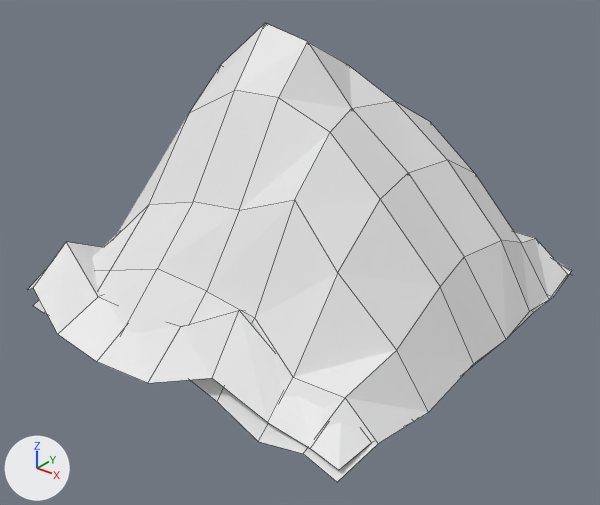
Two versions of the Blender file Assets/Blends/stone.blend, one commit apart.
Rendered twice from a camera (50 mm lens) standing at (2.07, -2.65, 1.85) and looking at (0.07, -0.15, 0.3). Every picture has the same lights, and +X, +Y and +Z are marked at lower left. Mesh edges are drawn as thin lines.
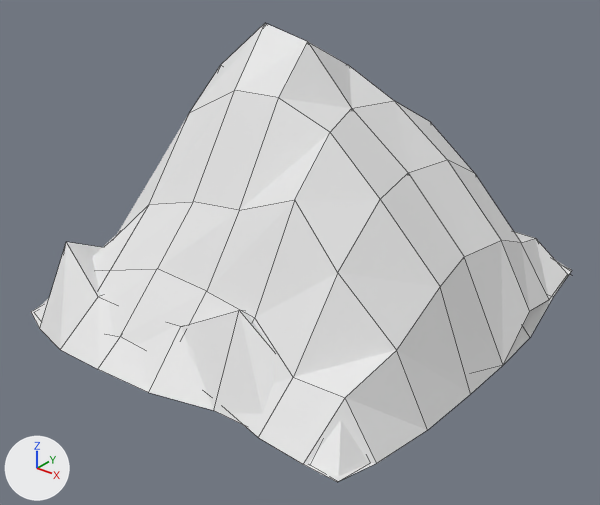
Commit message: 돌 모델 수정

Edits to the scene script, one JSON object a line:
```json
{"block": "me_plane", "where": "me_plane.from_pydata(...)  # 154 vertices, 128 faces; spans x -0.96..0.97, y -0.02..1.2, z -1.0..0.93"}
{"block": "me_plane", "where": "# used by ob_plane; location = (0.0, 0.0, 0.0); rotation_euler = (1.571, 0.0, -3.142), in degrees (90, 0, -180)"}
{"block": "me_plane", "where": "# before: 12 (-0.93, 0.08, -0.51) at pixel (429, 412), 20 (0.89, 0.07, -0.72), 36 (0.71, 0.07, -0.93) at pixel (44, 313), 37 (-0.89, 0.08, -0.77) at pixel (378, 443), 85 (0.52, 0.07, -1.0) at pixel (57, 334)"}
{"block": "me_plane", "where": "# before: 100 (-0.87, 0.08, -0.78) at pixel (371, 442), 117 (-0.72, 0.07, -0.92) at pixel (310, 448)"}
{"block": "me_plane", "change": "me_plane part 1"}
{"op": "add", "block": "me_plane", "code": "for i in [20, 36, 85, 117]: me_plane.vertices[i].co += Vector((0.0, -0.07, 0.0))"}
{"op": "add", "block": "me_plane", "code": "for i in [12, 37, 100]: me_plane.vertices[i].co += Vector((0.0, -0.08, 0.0))"}
{"op": "set", "path": "me_plane.vertices[0].co", "old": "(0.86, 0.03, -0.88)", "new": "(0.86, 0.0, -0.88)", "note": "pixel (32, 305) -> pixel (33, 312)"}
{"op": "set", "path": "me_plane.vertices[7].co", "old": "(-0.49, -0.02, -0.92)", "new": "(-0.49, 0.0, -0.92)", "note": "pixel (258, 441) -> pixel (258, 437)"}
{"op": "set", "path": "me_plane.vertices[21].co", "old": "(-0.7, 0.04, -0.93)", "new": "(-0.7, 0.0, -0.93)", "note": "pixel (303, 453) -> pixel (303, 464)"}
{"op": "set", "path": "me_plane.vertices[26].co", "old": "(-0.95, 0.14, -0.22)", "new": "(-0.95, 0.0, -0.22)", "note": "pixel (473, 363) -> pixel (470, 394)"}
{"op": "set", "path": "me_plane.vertices[33].co", "old": "(-0.95, 0.12, 0.3)", "new": "(-0.95, 0.0, 0.3)", "note": "pixel (533, 312) -> pixel (530, 337)"}
{"op": "set", "path": "me_plane.vertices[75].co", "old": "(0.88, 0.11, -0.89)", "new": "(0.88, 0.0, -0.89)", "note": "pixel (27, 289) -> pixel (30, 311)"}
{"op": "set", "path": "me_plane.vertices[76].co", "old": "(-0.84, 0.05, -0.92)", "new": "(-0.84, 0.0, -0.92)", "note": "pixel (338, 470) -> pixel (338, 481)"}
{"op": "set", "path": "me_plane.vertices[79].co", "old": "(-0.96, 0.12, 0.03)", "new": "(-0.96, 0.0, 0.03)", "note": "pixel (506, 339) -> pixel (503, 365)"}
{"op": "set", "path": "me_plane.vertices[80].co", "old": "(0.01, 0.04, -0.98)", "new": "(0.01, 0.0, -0.98)", "note": "pixel (147, 383) -> pixel (148, 392)"}
{"op": "set", "path": "me_plane.vertices[89].co", "old": "(-0.52, 0.06, -0.89)", "new": "(-0.52, 0.0, -0.89)", "note": "pixel (267, 422) -> not seen"}
{"op": "set", "path": "me_plane.vertices[101].co", "old": "(0.72, 0.2, -0.95)", "new": "(0.72, 0.0, -0.95)", "note": "pixel (33, 287) -> pixel (39, 328)"}
{"op": "set", "path": "me_plane.vertices[105].co", "old": "(-0.26, 0.14, -0.9)", "new": "(-0.26, 0.0, -0.9)", "note": "pixel (212, 378) -> pixel (213, 410)"}
{"op": "set", "path": "me_plane.vertices[113].co", "old": "(0.28, 0.03, -0.99)", "new": "(0.28, 0.0, -0.99)", "note": "pixel (96, 361) -> pixel (97, 369)"}
{"op": "set", "path": "me_plane.vertices[114].co", "old": "(0.9, 0.17, -0.74)", "new": "(0.9, 0.0, -0.74)", "note": "pixel (50, 263) -> not seen"}
```

What differs and where, as boxes (x1, y1, x2, y2) in the pictures (600 x 505 px; the box of a moved part takes in the faces that stretch with it):
```json
{"object": "Plane", "change": "reshaped", "before": [29, 23, 572, 482], "after": [31, 23, 572, 482]}
{"part": 1, "of": "me_plane", "change": "moved or reshaped", "before": [29, 240, 553, 482], "after": [31, 240, 553, 482]}
```
